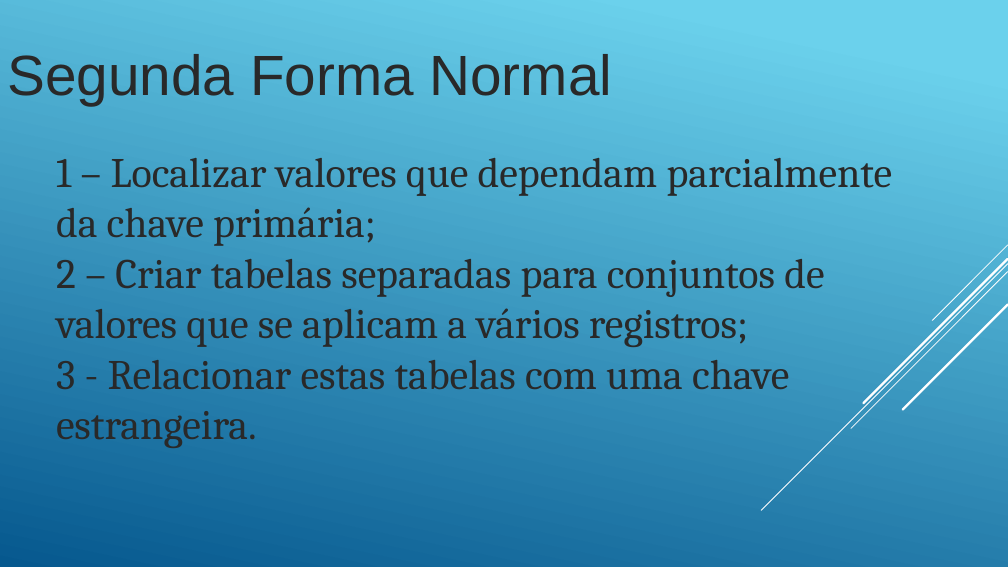
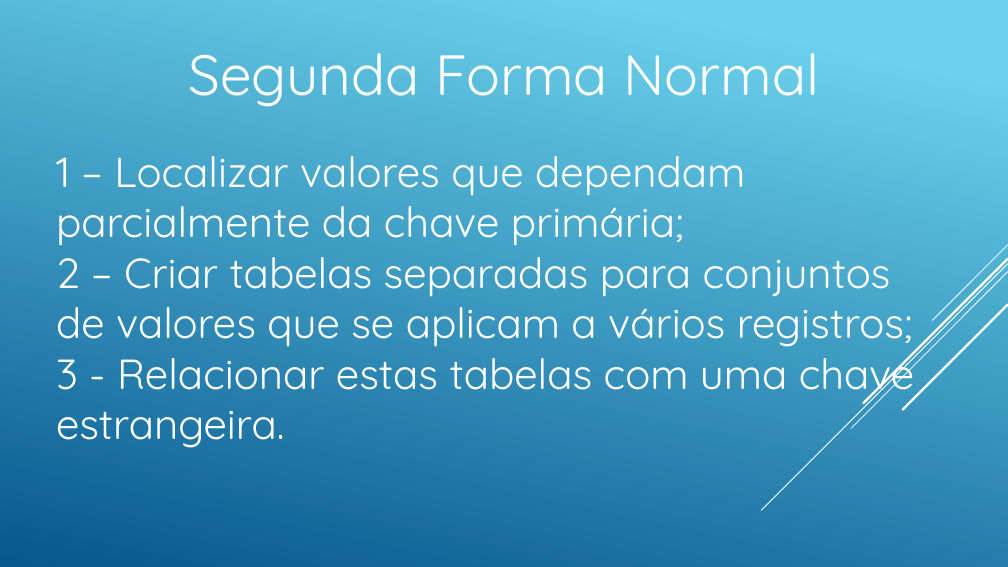
Before and after one commit to andreneves/BDIII, a slide deck: slide 13 of BDIIIA10.pptx. Drawn at 1008x567 pixels with LibreOffice and Linux fonts; fonts in the diff are those of the drawing. Boxes give left, top, right and bottom in pixels: in the first picture for what was removed or moved away, otherwise in the second. Text is boxed around its words. In the diff, an @@ line names an element or a change of style, - is before the commit and + after.

```diff
--- a/BDIIIA10.pptx
+++ b/BDIIIA10.pptx
@@ text "Segunda Forma Normal" at box(189, 53, 820, 107): font Arial to Quicksand, text colour #292929 to #FFFFFF; alignment left to centre @@
@@ text "1 – Localizar valores que ..." at box(56, 156, 914, 448): font Cambria to Quicksand, text colour #292929 to #FFFFFF @@
```
Also in this commit, not shown: 16 other slides changed.
